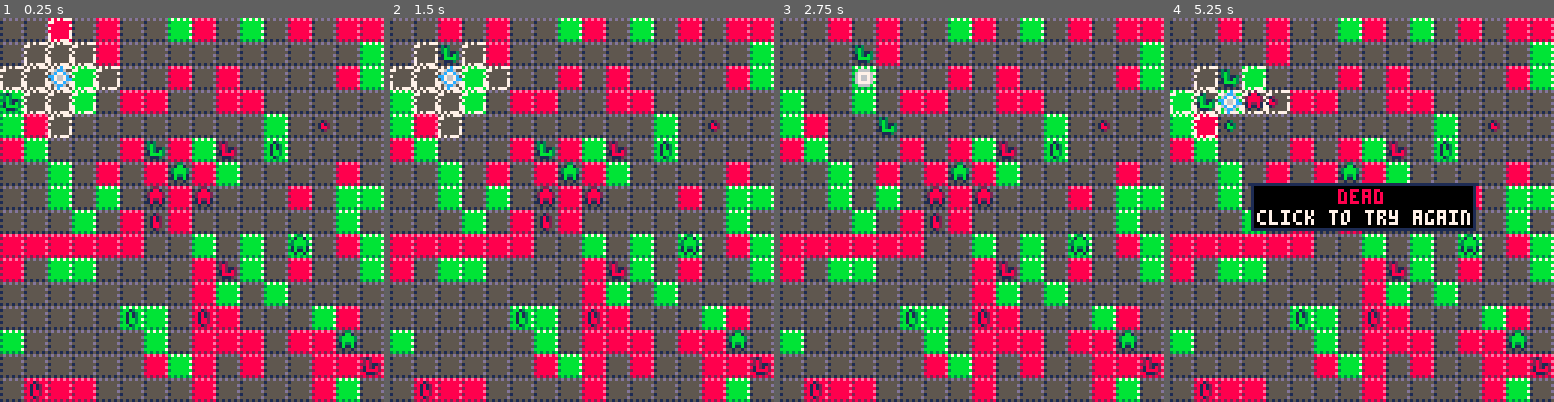
Above: before the commit, frames 1-4 (left to right).
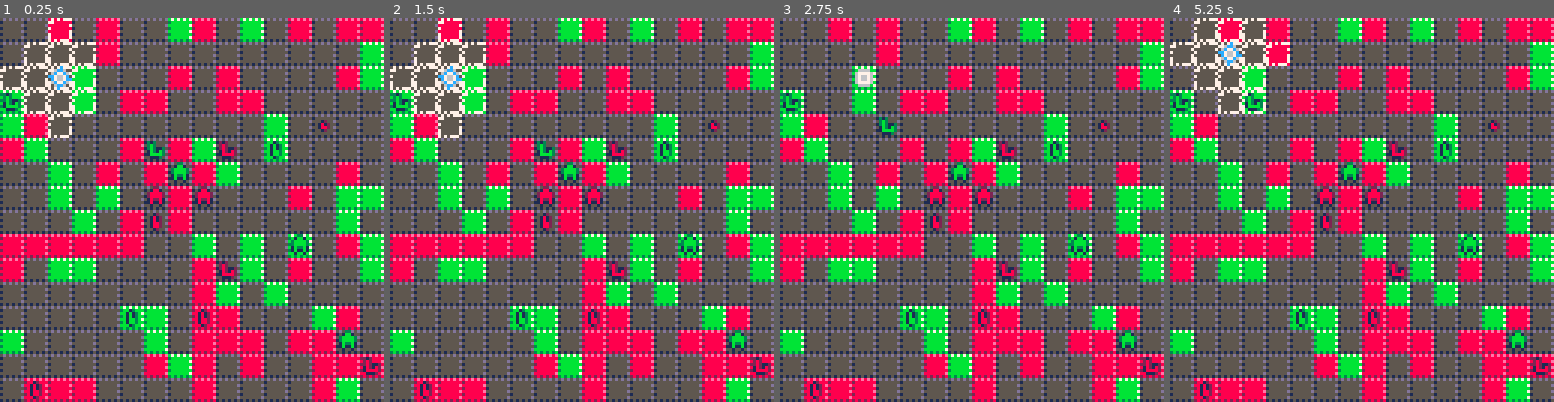
Above: after the commit, the same moments.

Repository: jcwilk/dv_prototype
Game: PICO-8 cartridge divproto.p8
Two runs of this game, one before a commit and one after it. Both use one fixed random seed, a clock stepped at 60 frames per second and the inputs below.
Inputs (mouse positions are in pixels of both pictures, inside the frame that each line leads up to):
- Up to frame 1 (0.25 s): no input
- Up to frame 2 (1.5 s): click (670, 121) at 0.67 s; tap O (Z key) at 0.7 s; click (436, 267) at 1.22 s
- Up to frame 3 (2.75 s): hold Right 1.6-2.1 s; tap O (Z key) at 1.7, 2.1, 2.5 s; click (887, 114) at 1.77 s; hold Up 2.15-2.42 s; click (952, 259) at 2.32 s; hold Right from 2.47 s (still down)
- Up to frame 4 (5.25 s): click (1404, 106) at 2.87 s; tap O (Z key) every 0.4 s from 2.9 to 4.9 s; release Right at 3.03 s; hold Left 3.08-3.58 s; click (1465, 256) at 3.42 s; hold Down 3.63-3.97 s; click (1231, 102) at 3.97 s; hold Right 4.02-4.68 s; click (1292, 248) at 4.52 s; hold Up 4.73-5.03 s; click (1354, 94) at 5.07 s; hold Left from 5.08 s (still down)

The runs differ from the first frame. In frame 1, 0.1% of the frame differs, in the area x 25-32%, y 12-19%; in frame 2, 0.6%; in frame 3, 0.3%; in frame 4, 9.8%, in the area x 0-80%, y 0-56%.

Commit message:
Only allow walking onto the edge while gray

Diff:
--- a/divproto.p8
+++ b/divproto.p8
@@ -617,9 +617,9 @@
    return
   end
 
-  local add_it=true
+
   if seen[x][y] then
-   //add_it=false
+   // can only get in here if this path is shorter than the last one
    local i=1
    while i<#moves do
     if moves[i][1]==x and moves[i][2]==y then
@@ -638,9 +638,12 @@
     end
    end
 
-   if add_it then
-    add(moves, {x,y,steps})
-   end
+   add(moves, {x,y,steps})
+
+			// if they just stepped onto a color edge then don't go further
+			if player.col == 0 and tiles.by_coord[x][y].col != 0 then
+			 return
+			end
 
    local next_steps = {}
    foreach(steps,function(s)
